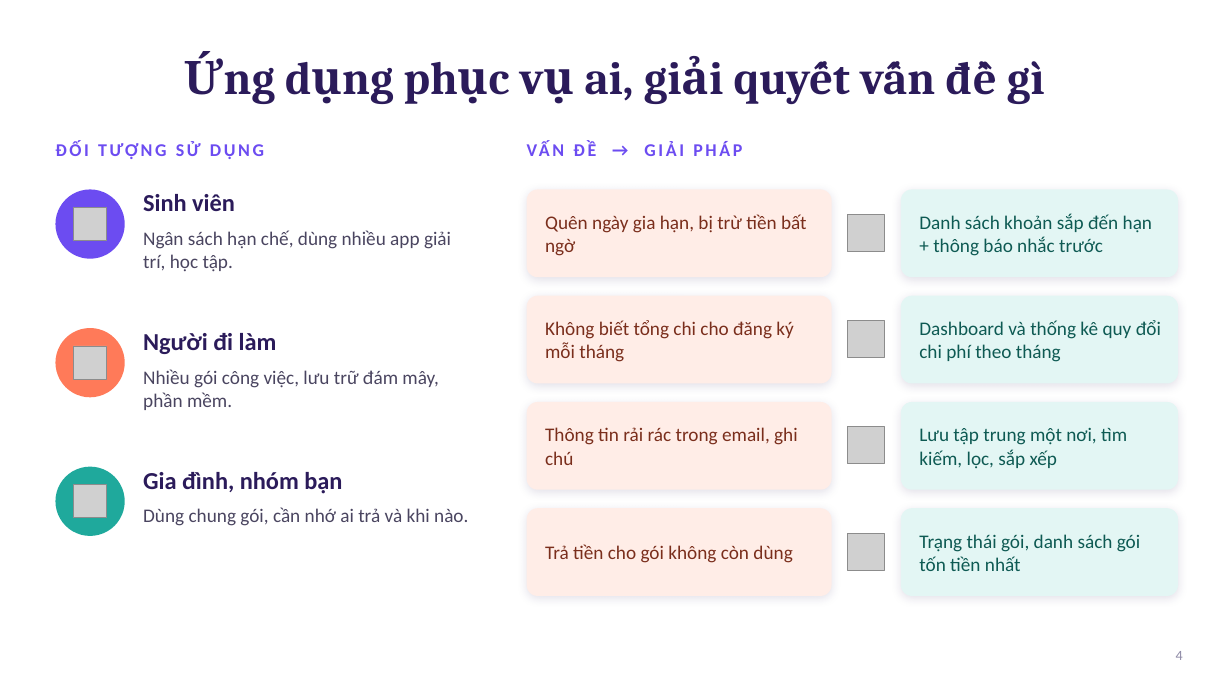
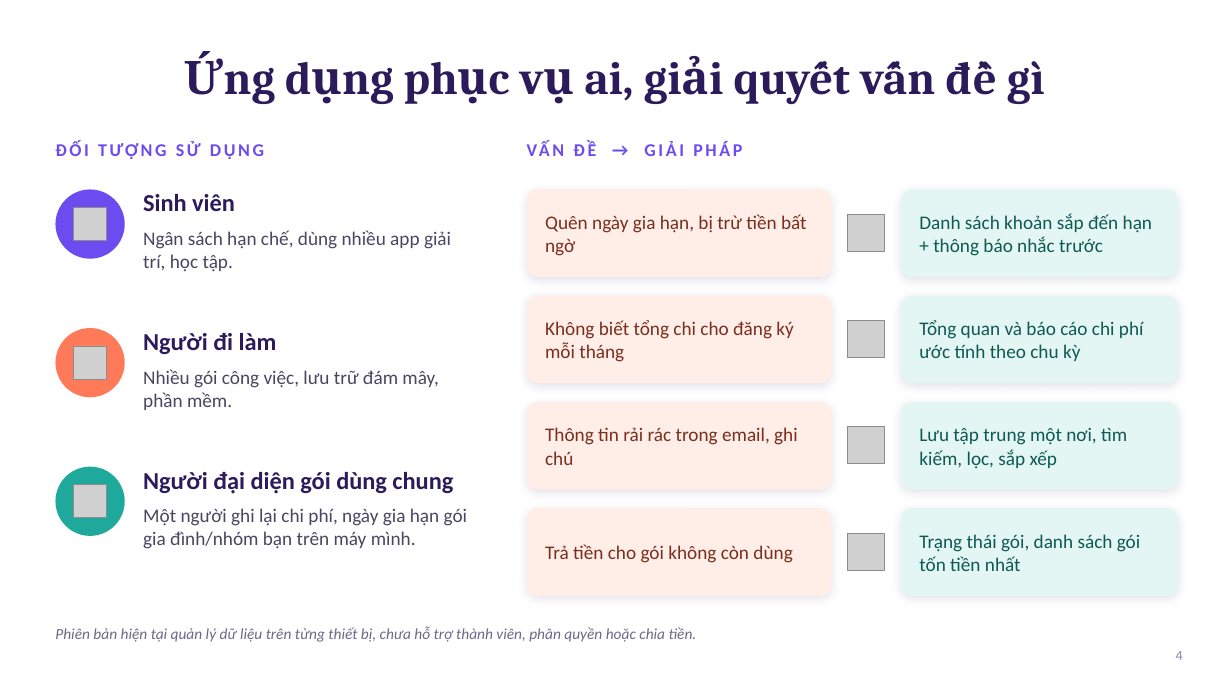
Before and after one commit to nkhhieu123/ltdd, a slide deck: slide 4 of docs/SubTrack_GioiThieuDeTai.pptx. Drawn at 1232x693 pixels with LibreOffice and Linux fonts; fonts in the diff are those of the drawing; grey boxes stand for pictures. Boxes give left, top, right and bottom in pixels: in the first picture for what was removed or moved away, otherwise in the second. Text is boxed around its words. In the diff, an @@ line names an element or a change of style, - is before the commit and + after.

Commit message:
Bổ sung nội dung Tuần 1: sơ đồ Use Case trên slide, sửa quan hệ nhắc hạn, đặc tả đủ UC, giới hạn, ca kiểm thử, phân công có tiêu chí nghiệm thu

```diff
--- a/docs/SubTrack_GioiThieuDeTai.pptx
+++ b/docs/SubTrack_GioiThieuDeTai.pptx
@@ text at (919, 320, 1144, 361): text changed @@
-Dashboard và thống kê quy đổi chi phí theo tháng
+Tổng quan và báo cáo chi phí ước tính theo chu kỳ
@@ text at (143, 472, 453, 494): text changed @@
-Gia đình, nhóm bạn
+Người đại diện gói dùng chung
@@ text at (143, 508, 467, 549): text changed @@
-Dùng chung gói, cần nhớ ai trả và khi nào.
+Một người ghi lại chi phí, ngày gia hạn gói gia đình/nhóm bạn trên máy mình.
@@ text added at (55, 626, 697, 642), 12 pt, text #6E6888, italic @@
+Phiên bản hiện tại quản lý dữ liệu trên từng thiết bị, chưa hỗ trợ thành viên, phân quyền hoặc chia tiền.
```
Also in this commit, not shown: 4 other slides changed, 6 slides added, 4 slides removed, 1 other file.
